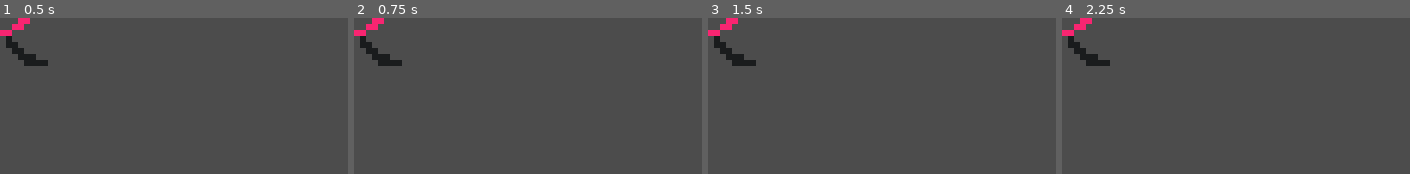
Above: before the commit, frames 1-4 (left to right).
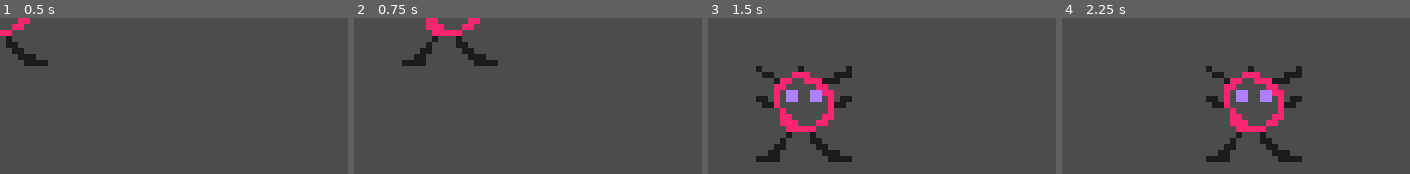
Above: after the commit, the same moments.

Repository: rivergillis/kinda-2048
Game: Godot game, scene res://Main.tscn
Two runs of this game, one before a commit and one after it. Both use one fixed random seed, a clock stepped at 60 frames per second and the inputs below.
Inputs:
- Up to frame 1 (0.5 s): no input
- Up to frame 2 (0.75 s): tap Enter at 0.5 s; hold Right (move_right, bound only after the commit) from 0.53 s (still down)
- Up to frame 3 (1.5 s): tap Space at 1.25 s; release Right (move_right, bound only after the commit) at 1.28 s; hold Down (move_down, bound only after the commit) from 1.28 s (still down)
- Up to frame 4 (2.25 s): tap Enter at 2 s; release Down (move_down, bound only after the commit) at 2.03 s; hold Right (move_right, bound only after the commit) from 2.03 s (still down)

Frame 1 is identical in both runs. In frame 2, 3.6% of the frame differs, in the area x 0-42%, y 0-31%; in frame 3, 6.8%, in the area x 0-42%, y 0-93%; in frame 4, 6.8%.

Commit message:
Simple player movement and globals

Diff:
--- a/Player.tscn
+++ b/Player.tscn
@@ -1,11 +1,13 @@
-[gd_scene load_steps=3 format=2]
+[gd_scene load_steps=4 format=2]
 
 [ext_resource path="res://sprites/player.png" type="Texture" id=1]
+[ext_resource path="res://scripts/Player.gd" type="Script" id=2]
 
 [sub_resource type="RectangleShape2D" id=1]
 extents = Vector2( 8, 8 )
 
 [node name="Player" type="KinematicBody2D"]
+script = ExtResource( 2 )
 __meta__ = {
 "_edit_group_": true
 }
--- a/project.godot
+++ b/project.godot
@@ -8,9 +8,14 @@
 
 config_version=4
 
-_global_script_classes=[  ]
+_global_script_classes=[ {
+"base": "KinematicBody2D",
+"class": "Player",
+"language": "GDScript",
+"path": "res://scripts/Player.gd"
+} ]
 _global_script_class_icons={
-
+"Player": ""
 }
 
 [application]
@@ -18,6 +23,10 @@
 config/name="kinda_2048"
 run/main_scene="res://Main.tscn"
 config/icon="res://icon.png"
+
+[autoload]
+
+Globals="*res://scripts/Globals.gd"
 
 [display]
 
@@ -52,6 +61,29 @@
 "svg/scale": 1.0
 }
 
+[input]
+
+move_up={
+"deadzone": 0.5,
+"events": [ Object(InputEventKey,"resource_local_to_scene":false,"resource_name":"","device":0,"alt":false,"shift":false,"control":false,"meta":false,"command":false,"pressed":false,"scancode":16777232,"unicode":0,"echo":false,"script":null)
+ ]
+}
+move_down={
+"deadzone": 0.5,
+"events": [ Object(InputEventKey,"resource_local_to_scene":false,"resource_name":"","device":0,"alt":false,"shift":false,"control":false,"meta":false,"command":false,"pressed":false,"scancode":16777234,"unicode":0,"echo":false,"script":null)
+ ]
+}
+move_left={
+"deadzone": 0.5,
+"events": [ Object(InputEventKey,"resource_local_to_scene":false,"resource_name":"","device":0,"alt":false,"shift":false,"control":false,"meta":false,"command":false,"pressed":false,"scancode":16777231,"unicode":0,"echo":false,"script":null)
+ ]
+}
+move_right={
+"deadzone": 0.5,
+"events": [ Object(InputEventKey,"resource_local_to_scene":false,"resource_name":"","device":0,"alt":false,"shift":false,"control":false,"meta":false,"command":false,"pressed":false,"scancode":16777233,"unicode":0,"echo":false,"script":null)
+ ]
+}
+
 [rendering]
 
 environment/default_environment="res://default_env.tres"
--- /dev/null
+++ b/scripts/Globals.gd
@@ -0,0 +1,6 @@
+extends Node
+# This does not need class name
+# because singleton is enabled in the AutoLoad tab
+# so scripts can acces just use Globals.zzz
+
+const TILE_SIZE : int = 16
--- /dev/null
+++ b/scripts/Player.gd
@@ -0,0 +1,18 @@
+extends KinematicBody2D
+
+class_name Player
+
+# Declare member variables here. Examples:
+# var a: int = 2
+# var b: String = "text"
+
+
+func _process(delta: float) -> void:
+	if Input.is_action_just_pressed("move_up"):
+		position.y -= Globals.TILE_SIZE
+	elif Input.is_action_just_pressed("move_down"):
+		position.y += Globals.TILE_SIZE
+	elif Input.is_action_just_pressed("move_left"):
+		position.x -= Globals.TILE_SIZE
+	elif Input.is_action_just_pressed("move_right"):
+		position.x += Globals.TILE_SIZE
